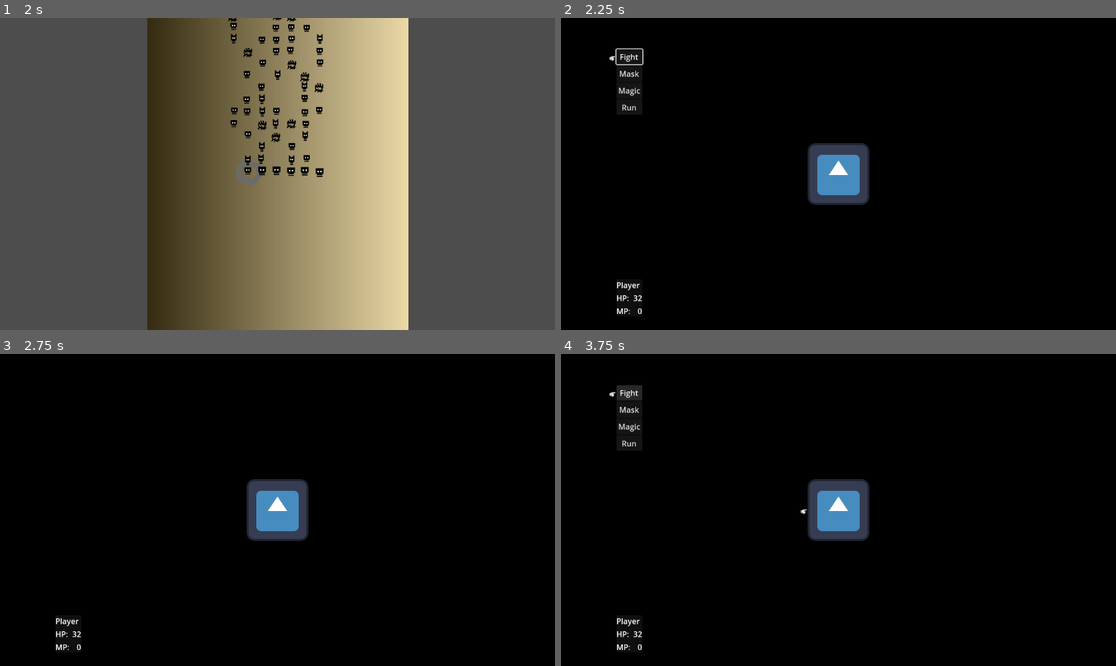
Above: before the commit, frames 1-4 (two rows, left to right).
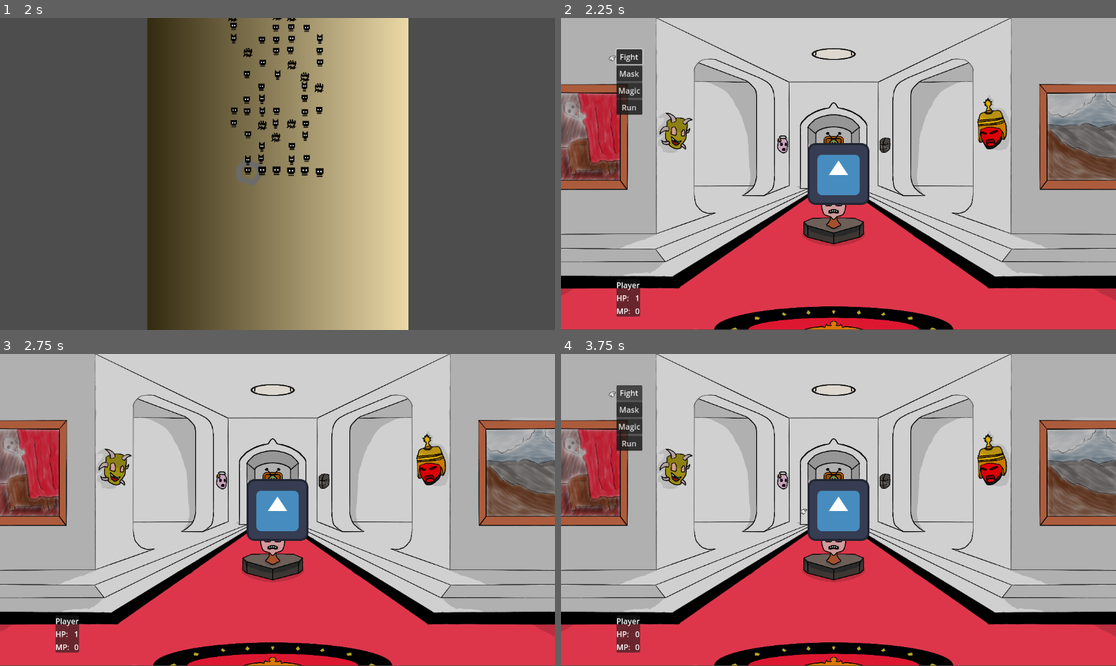
Above: after the commit, the same moments.

Repository: Ron-Sungcang/GameJam2026
Game: Godot game, scene res://scenes/Title/title.tscn
The game is run twice, just before and just after one commit, with the same random seed, the same clock (stepped at 60 frames per second) and the same inputs. The engine's default icon, where the game draws it, is replaced by a stand-in: a white triangle on a blue panel in a dark square.
Inputs (mouse positions are in pixels of both pictures, inside the frame that each line leads up to):
- Up to frame 1 (2 s): click "START" at 0.5 s; tap Enter at 1.25 s; move the mouse to (249, 170) at 1.27 s; hold Mouse wheel down (scroll_down) from 1.28 s (still down); click (249, 170) at 1.42 s
- Up to frame 2 (2.25 s): move the mouse to (821, 170) at 2.02 s; release Mouse wheel down (scroll_down) at 2.03 s; tap Mouse wheel up (scroll_up) at 2.1 s; click (821, 170) at 2.17 s
- Up to frame 3 (2.75 s): no input
- Up to frame 4 (3.75 s): click (616, 616) at 2.75 s; click "Fight" at 3.5 s

Frame 1 is identical in both runs. In frame 2, 92% of the frame differs, in the area x 0-100%, y 0-100%; in frame 3, 92%; in frame 4, 92%.

Commit message:
Ready for first export

Diff:
--- a/scenes/combat_scene.tscn
+++ b/scenes/combat_scene.tscn
@@ -1,10 +1,11 @@
-[gd_scene load_steps=7 format=3 uid="uid://dd8msug6i2iqf"]
+[gd_scene load_steps=8 format=3 uid="uid://dd8msug6i2iqf"]
 
 [ext_resource type="Script" path="res://scripts/combat_scene.gd" id="1_m17q1"]
-[ext_resource type="Script" uid="uid://cj82krnmf41mi" path="res://scenes/event_queue.gd" id="2_ikfks"]
+[ext_resource type="Script" path="res://scenes/event_queue.gd" id="2_ikfks"]
 [ext_resource type="Script" path="res://scripts/menu_APRIL_2025.gd" id="2_m2d54"]
-[ext_resource type="PackedScene" path="res://scenes/enemy.tscn" id="3_m2d54"]
-[ext_resource type="PackedScene" path="res://scenes/player_windows.tscn" id="4_ikfks"]
+[ext_resource type="Texture2D" uid="uid://c80urx204bsiq" path="res://assets/image.png" id="3_0vylu"]
+[ext_resource type="PackedScene" uid="uid://d2du15ano2qh7" path="res://scenes/enemy.tscn" id="3_m2d54"]
+[ext_resource type="PackedScene" uid="uid://6enyxty5o7fj" path="res://scenes/player_windows.tscn" id="4_ikfks"]
 [ext_resource type="Resource" uid="uid://bglyqhdsjqn58" path="res://Enemies/enemy1.tres" id="6_ikfks"]
 
 [node name="Battle Scene" type="Control"]
@@ -19,14 +20,10 @@
 [node name="EventQueue" type="Node" parent="."]
 script = ExtResource("2_ikfks")
 
-[node name="Background" type="ColorRect" parent="."]
-layout_mode = 1
-anchors_preset = 15
-anchor_right = 1.0
-anchor_bottom = 1.0
-grow_horizontal = 2
-grow_vertical = 2
-color = Color(0, 0, 0, 1)
+[node name="Background" type="Sprite2D" parent="."]
+position = Vector2(566, 323)
+scale = Vector2(0.30572915, 0.29999998)
+texture = ExtResource("3_0vylu")
 
 [node name="MarginContainer" type="MarginContainer" parent="."]
 layout_mode = 1
--- a/scenes/player_window.gd
+++ b/scenes/player_window.gd
@@ -13,7 +13,7 @@
 		if data:
 			if data.is_connected("hp_changed", _on_data_hp_changed):
 				data.hp_changed.disconnect(_on_data_hp_changed)
-			data = data.copy()
+			data = data
 			data.hp_changed.connect(_on_data_hp_changed)
 			player_name.text = data.name
 			hp_2.text = str(data.hp)
